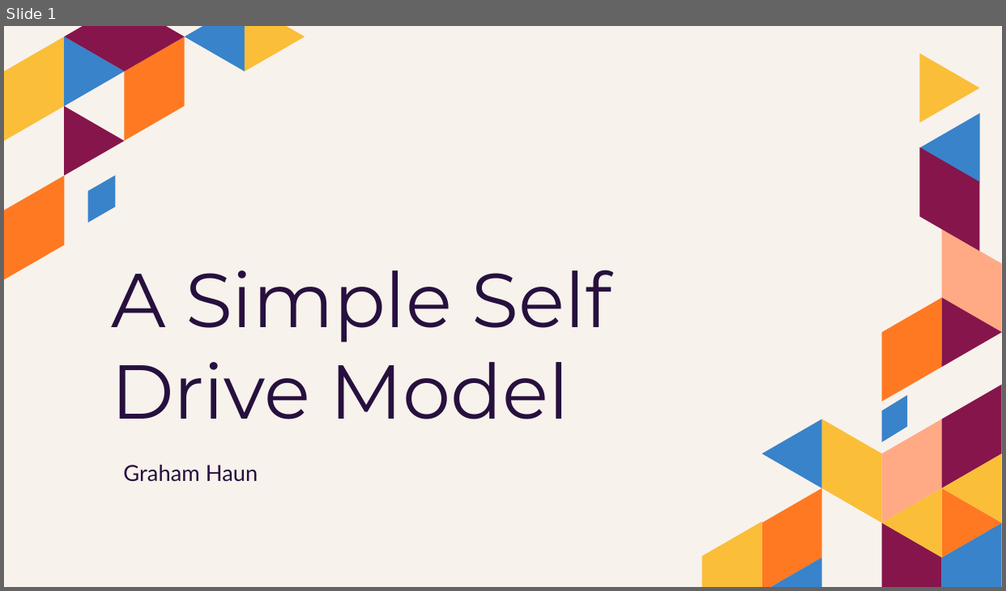
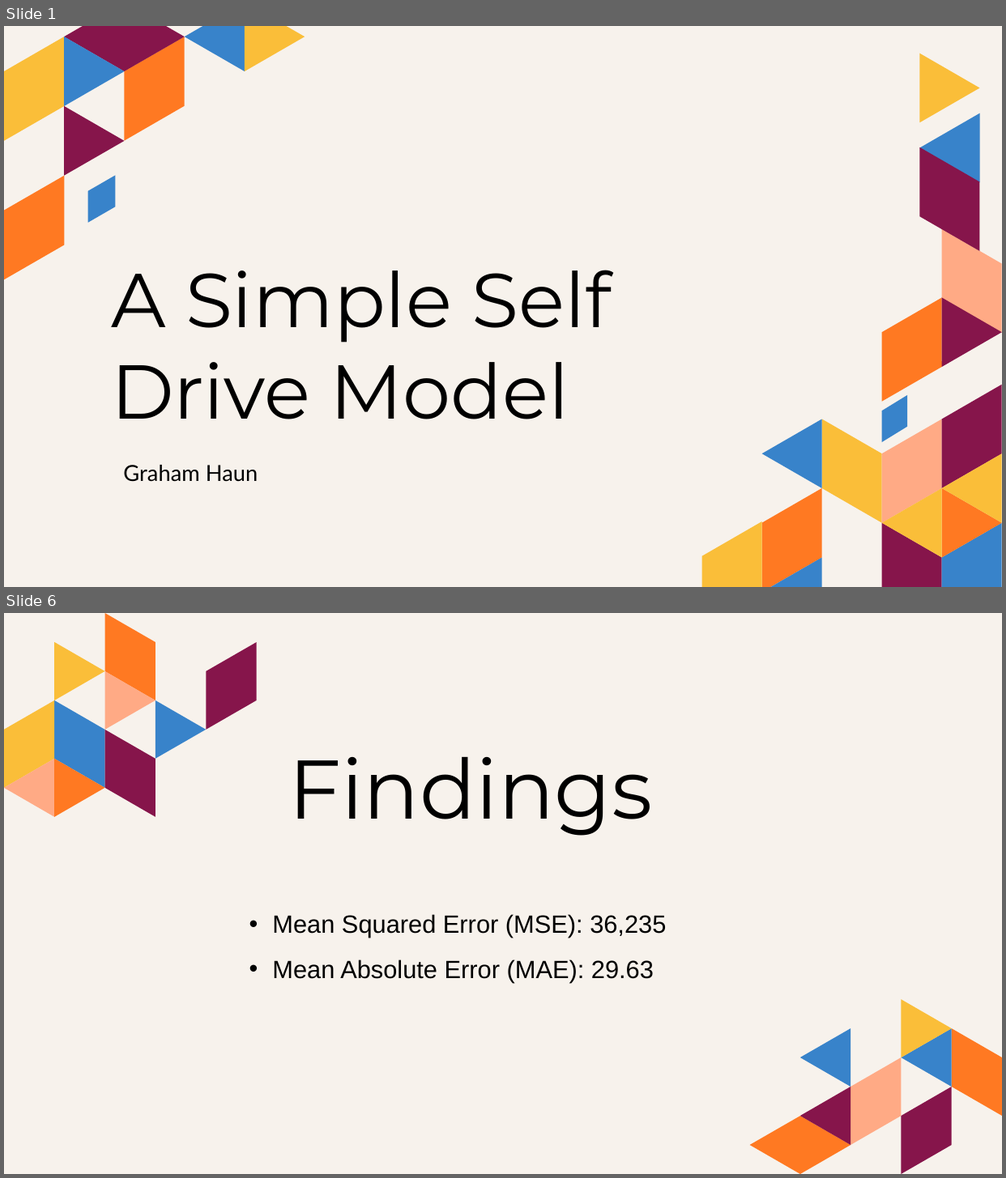
Before and after one commit to grahamjh99/VisionDrive, a slide deck: presentation/A Simple Self Drive Model.pptx. Shown one above the other, each under a label of ours: slide 1 before the commit, slides 1 and 6 after it; the slides between them are not shown. The pictures are 1006x591 and 1006x1178 pixels, drawn with LibreOffice and Linux fonts; fonts in the diff are those of the drawing. Boxes give left, top, right and bottom in pixels: in the first picture for what was removed or moved away, otherwise in the second. Text is boxed around its words. In the diff, an @@ line names an element or a change of style, - is before the commit and + after.

```diff
--- a/presentation/A Simple Self Drive Model.pptx
+++ b/presentation/A Simple Self Drive Model.pptx
@@ slide 6 added at box(4, 613, 1002, 1174), background #F7F2EC @@
@@ title added at box(288, 756, 652, 836), 80 pt, text #000000 @@
+Findings
@@ text added at box(272, 914, 666, 983), 24 pt, text #000000 @@
+• Mean Squared Error (MSE): 36,235
+• Mean Absolute Error (MAE): 29.63
@@ group added at box(4, 613, 1002, 1174): 18 freeform shapes @@
@@ slide 1 changed as well @@
@@ title "A Simple Self Drive Model" at box(111, 270, 612, 420): text colour #27103E to #000000 @@
@@ subtitle "Graham Haun" at box(123, 465, 258, 482): text colour #27103E to #000000 @@
```
Also in this commit, not shown: 10 other slides added, 5 slides removed, 9 other files.
